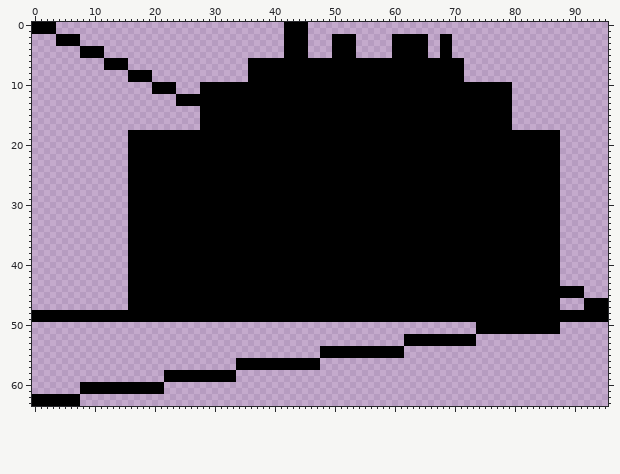
Edited in one commit: pixel-art file (Assets/Art/Aseprite/Research Center.aseprite). Above, as it was before the edit.
96x64 pixels, 1 frame. Colours within 5 levels of each other are drawn and written as one.
After:
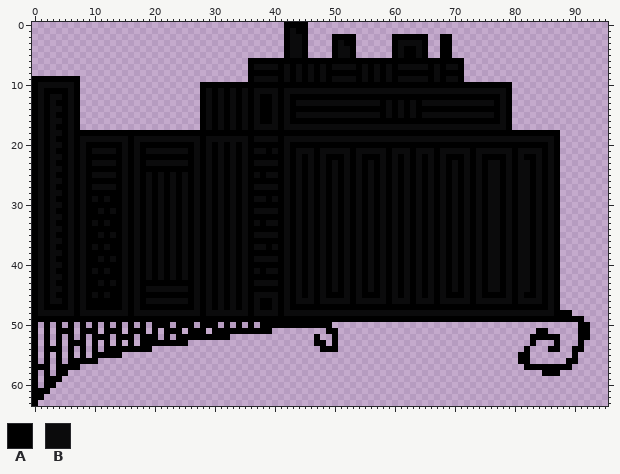
Palette (. is transparent): A #000000  B #0b0b0c
The exact change:
layer "Layer 3" opacity 50% added
layer "Layer 4" opacity 10% addition added
Changed rows in their new state; - is an unchanged pixel.
Layers "Layer 4", "Layer 2", "Layer 1":
first column x 0:
 0 ....--------------------------------------------------------------------------------------------
 1 ....---------------------------------------B----------------------------------------------------
 2 ----....-----------------------------------BB---------------------------------------------------
 3 ----....-----------------------------------BB------B---------BBBB-------------------------------
 4 --------....-------------------------------BB------BB--------B--B-------------------------------
 5 --------....-------------------------------BB------BB--------B--B-------------------------------
 6 ------------....--------------------------------------------------------------------------------
 7 ------------....---------------------BBBB-B-B-B-B-BBBB-B-B-B-BBBBB-B-BB-------------------------
 8 ----------------....----------------------B-B-B-B------B-B-B-------B----------------------------
 9 AAAAAAAA--------....-----------------BBBB-B-B-B-B-BBBB-B-B-B-BBBBB-B-BB-------------------------
10 ABBBBBBA------------....------------------------------------------------------------------------
11 ABAAAABA------------....-----B-B-B-B-BBBB-BBBBBBBBBBBBBBBBBBBBBBBBBBBBBBBBBBBBB-----------------
12 ABABBABA----------------....-B-B-B-B-B--B-B-----------------------------------B-----------------
13 ABABAABA----------------....-B-B-B-B-B--B-B-BBBBBBBBBBBBBB-B-B-B-BBBBBBBBBBBB-B-----------------
14 ABABBABA---------------------B-B-B-B-B--B-B----------------B-B-B--------------B-----------------
15 ABABAABA---------------------B-B-B-B-B--B-B-BBBBBBBBBBBBBB-B-B-B-BBBBBBBBBBBB-B-----------------
16 ABABBABA---------------------B-B-B-B-B--B-B-----------------------------------B-----------------
17 ABABAABA---------------------B-B-B-B-BBBB-BBBBBBBBBBBBBBBBBBBBBBBBBBBBBBBBBBBBB-----------------
18 ABABBABAAAAAAAAA--------------------------------------------------------------------------------
19 ABABAABABBBBBBBB-BBBBBBBBBBB-BBBBBBB-BBBB-BBBBBBBBBBBBBBBBBBBBBBBBBBBBBBBBBBBBBBBBBBBBB---------
20 ABABBABABAAAAAAB-B---------B-B-B-B-B------B-------------------------------------------B---------
21 ABABAABABABBBBAB-B-BBBBBBB-B-B-B-B-B-BB-B-B-BBB-BBBBB-BBBBB-BBB-BBB-BBBBB-BBBBBB-BBBB-B---------
22 ABABBABABAAAAAAB-B---------B-B-B-B-B------B-B-B-B---B-B---B-B-B-B-B-B---B-B----B-B--B-B---------
23 ABABAABABABBBBAB-B-BBBBBBB-B-B-B-B-B-BBBB-B-B-B-B-B-B-B-B-B-B-B-B-B-B-B-B-B-BB-B-BB-B-B---------
24 ABABBABABAAAAAAB-B---------B-B-B-B-B------B-B-B-B-B-B-B-B-B-B-B-B-B-B-B-B-B-BB-B-BB-B-B---------
25 ABABAABABABBBBAB-B-B-B-B-B-B-B-B-B-B-B-BB-B-B-B-B-B-B-B-B-B-B-B-B-B-B-B-B-B-BB-B-BB-B-B---------
26 ABABBABABAAAAAAB-B-B-B-B-B-B-B-B-B-B------B-B-B-B-B-B-B-B-B-B-B-B-B-B-B-B-B-BB-B-BB-B-B---------
27 ABABAABABABBBBAB-B-B-B-B-B-B-B-B-B-B-BBBB-B-B-B-B-B-B-B-B-B-B-B-B-B-B-B-B-B-BB-B-BB-B-B---------
28 ABABBABABAAAAAAB-B-B-B-B-B-B-B-B-B-B------B-B-B-B-B-B-B-B-B-B-B-B-B-B-B-B-B-BB-B-BB-B-B---------
29 ABABAABABABABAAB-B-B-B-B-B-B-B-B-B-B-BB-B-B-B-B-B-B-B-B-B-B-B-B-B-B-B-B-B-B-BB-B-BB-B-B---------
30 ABABBABABAAAAAAB-B-B-B-B-B-B-B-B-B-B------B-B-B-B-B-B-B-B-B-B-B-B-B-B-B-B-B-BB-B-BB-B-B---------
31 ABABAABABAABABAB-B-B-B-B-B-B-B-B-B-B-BBBB-B-B-B-B-B-B-B-B-B-B-B-B-B-B-B-B-B-BB-B-BB-B-B---------
32 ABABBABABAAAAAAB-B-B-B-B-B-B-B-B-B-B------B-B-B-B-B-B-B-B-B-B-B-B-B-B-B-B-B-BB-B-BB-B-B---------
33 ABABAABABABABAAB-B-B-B-B-B-B-B-B-B-B-B-BB-B-B-B-B-B-B-B-B-B-B-B-B-B-B-B-B-B-BB-B-BB-B-B---------
34 ABABBABABAAAAAAB-B-B-B-B-B-B-B-B-B-B------B-B-B-B-B-B-B-B-B-B-B-B-B-B-B-B-B-BB-B-BB-B-B---------
35 ABABAABABAABABAB-B-B-B-B-B-B-B-B-B-B-BBBB-B-B-B-B-B-B-B-B-B-B-B-B-B-B-B-B-B-BB-B-BB-B-B---------
36 ABABBABABAAAAAAB-B-B-B-B-B-B-B-B-B-B------B-B-B-B-B-B-B-B-B-B-B-B-B-B-B-B-B-BB-B-BB-B-B---------
37 ABABAABABABABAAB-B-B-B-B-B-B-B-B-B-B-BB-B-B-B-B-B-B-B-B-B-B-B-B-B-B-B-B-B-B-BB-B-BB-B-B---------
38 ABABBABABAAAAAAB-B-B-B-B-B-B-B-B-B-B------B-B-B-B-B-B-B-B-B-B-B-B-B-B-B-B-B-BB-B-BB-B-B---------
39 ABABAABABAABABAB-B-B-B-B-B-B-B-B-B-B-BBBB-B-B-B-B-B-B-B-B-B-B-B-B-B-B-B-B-B-BB-B-BB-B-B---------
40 ABABBABABAAAAAAB-B-B-B-B-B-B-B-B-B-B------B-B-B-B-B-B-B-B-B-B-B-B-B-B-B-B-B-BB-B-BB-B-B---------
41 ABABAABABABABAAB-B-B-B-B-B-B-B-B-B-B-B-BB-B-B-B-B-B-B-B-B-B-B-B-B-B-B-B-B-B-BB-B-BB-B-B---------
42 ABABBABABAAAAAAB-B-B-B-B-B-B-B-B-B-B------B-B-B-B-B-B-B-B-B-B-B-B-B-B-B-B-B-BB-B-BB-B-B---------
43 ABABAABABAABABAB-B---------B-B-B-B-B-BBBB-B-B-B-B-B-B-B-B-B-B-B-B-B-B-B-B-B-BB-B-BB-B-B---------
44 ABABBABABAAAAAAB-B-BBBBBBB-B-B-B-B-B------B-B-B-B-B-B-B-B-B-B-B-B-B-B-B-B-B-BB-B-BB-B-B-....----
45 ABABAABABABABAAB-B---------B-B-B-B-B-BBBB-B-B-B-B---B-B---B-B-B-B-B-B---B-B----B-B--B-B-....----
46 ABABBABABAAAAAAB-B-BBBBBBB-B-B-B-B-B-B--B-B-BBB-BBBBB-BBBBB-BBB-BBB-BBBBB-BBBBBB-BBBB-B-----....
47 ABAAAABABAAAAAAB-B---------B-B-B-B-B-B--B-B-------------------------------------------B-----....
48 -BBBBBB-BBBBBBBB-BBBBBBBBBBB-BBBBBBB-BBBB-BBBBBBBBBBBBBBBBBBBBBBBBBBBBBBBBBBBBBBBBBBBBB---......
49 --------------------------------------------------------------------------------------------....
50 A-A-A-A-A-A-A-A-A-A-AAA-AAA-AAA-A-A-A-AAAAAAAAAAAA------------------------..............---AA---
51 A-A-AAA-AAA-AAA-AAA-A-AAA-AAA-AAAAAAAAAA---------AA-----------------------..........--..---AA---
52 A-A-A-A-A-AAA-AAA-AAA-A-AAAAAAAAA--------------A--A-----------............---------AAAAA---AA---
53 A-A-A-AAA-A-A-A-A-AAAAAAAA---------------------AA-A-----------............---------A---A---A----
54 A-AAA-A-A-A-AAAAAAAA-------------------------------...........--------------------A---AA--AA----
55 A-A-A-A-A-AAAAA---------------------------------..............-------------------AA-------A-----
56 A-A-A-AAAAA-----------------------..............---------------------------------AA------AA-----
57 AAA-AAAA--------------------------..............----------------------------------AAAAAAAA------
58 A-A-AA----------------............---------------------------------------------------AAA--------
59 A-AAA-----------------............--------------------------------------------------------------
60 A-AA----..............--------------------------------------------------------------------------
61 AAA-----..............--------------------------------------------------------------------------
62 --......----------------------------------------------------------------------------------------
63 -.......----------------------------------------------------------------------------------------
Changed places in both pictures, as pixel boxes (x1, y1, x2, y2):
changed: (32, 22, 608, 406)
